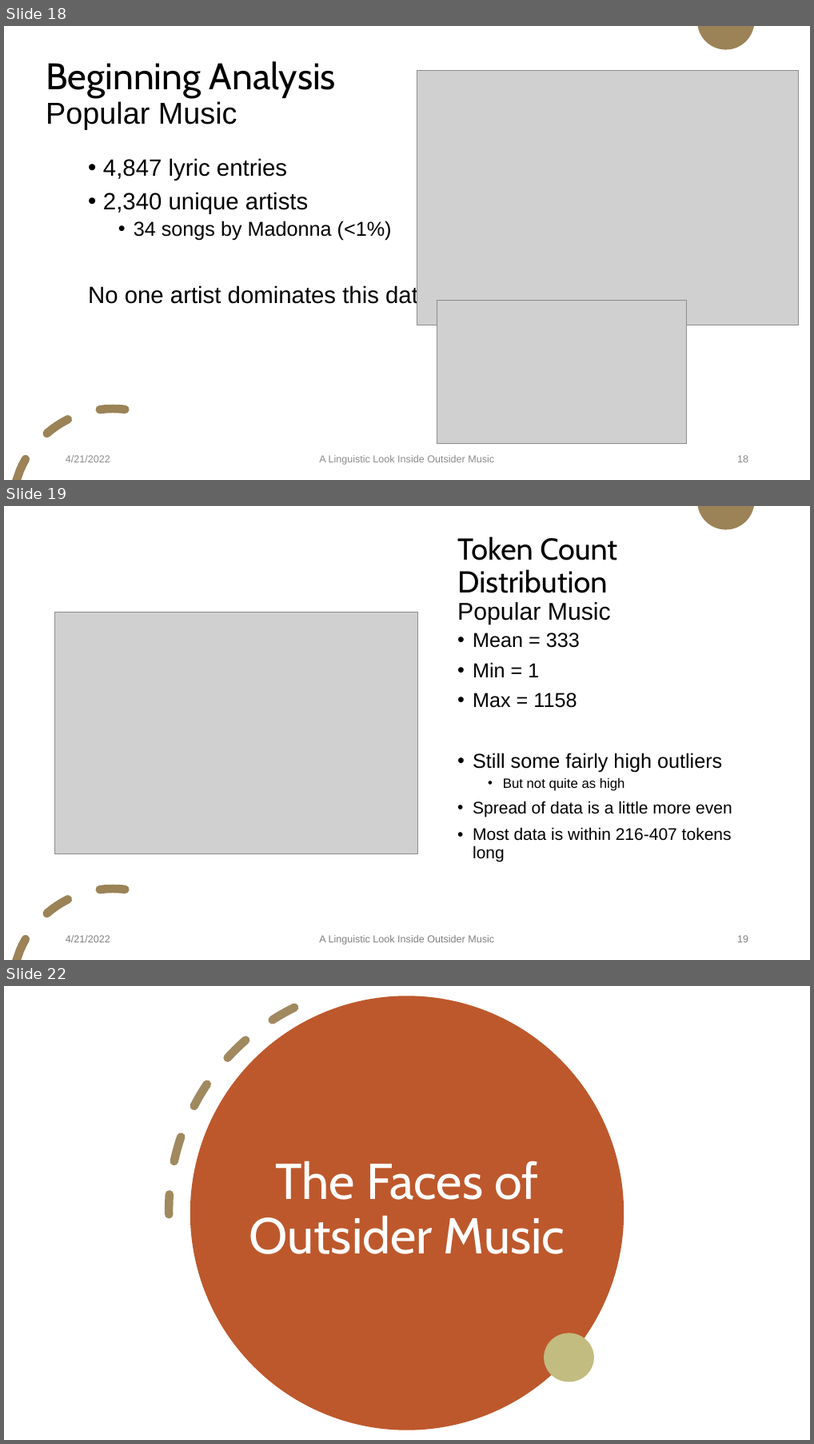
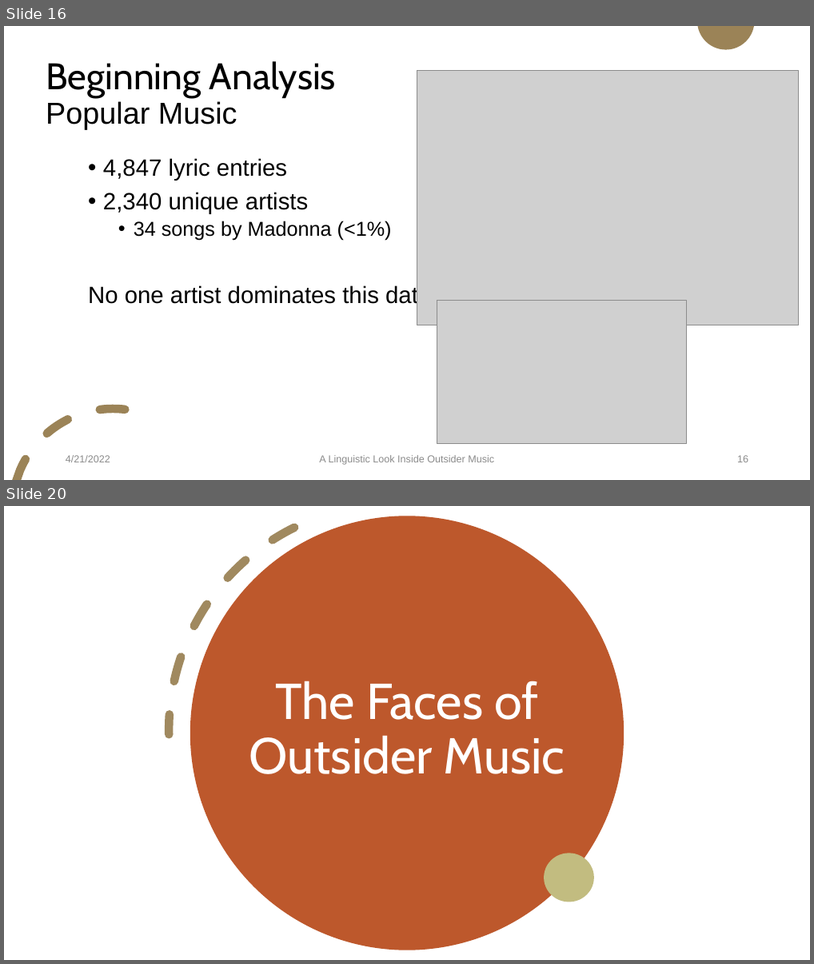
Before and after one commit to Data-Science-for-Linguists-2022/Outsider-Music-Linguistic-Analysis, a slide deck: presentation_4_20_22.pptx. Shown one above the other, each under a label of ours: slides 18, 19 and 22 before the commit, slides 16 and 20 after it; the slides between them are not shown. The pictures are 814x1444 and 814x964 pixels, drawn with LibreOffice and Linux fonts; fonts in the diff are those of the drawing; grey boxes stand for pictures. Boxes give left, top, right and bottom in pixels: in the first picture for what was removed or moved away, otherwise in the second. Text is boxed around its words. In the diff, an @@ line names an element or a change of style, - is before the commit and + after.

```diff
--- a/presentation_4_20_22.pptx
+++ b/presentation_4_20_22.pptx
@@ slide 19 removed at [4, 506, 810, 960], background #FFFFFF; not listed: 2 template elements that a slide beside it also shows @@
@@ title removed at [458, 536, 618, 624] @@
-Token Count Distribution
-Popular Music
@@ picture removed at [55, 612, 418, 854] @@
@@ text removed at [473, 632, 733, 862] @@
-• Mean = 333
-• Min = 1
-• Max = 1158
-• Still some fairly high outliers
-  • But not quite as high
-• Spread of data is a little more even
-• Most data is within 216-407 tokens long
@@ text removed at [66, 935, 110, 942] @@
-4/21/2022
@@ text removed at [319, 935, 494, 944] @@
-A Linguistic Look Inside Outsider Music
@@ page number removed at [738, 935, 749, 942] @@
-19
@@ what was slide 18 is now slide 16 @@
@@ what was slide 22 is now slide 20 @@
```
Also in this commit, not shown: 3 slides changed, 1 slide added, 2 other slides removed.
